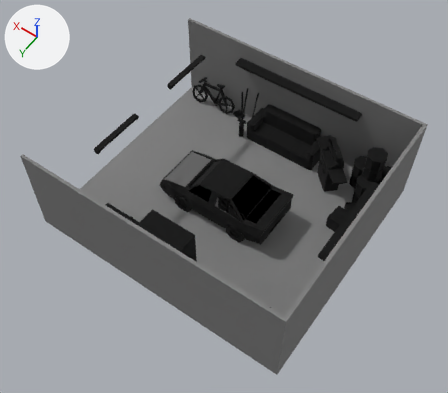
The FBX model I have no time VR/Assets/01_IHaveNoTimeVr/01_Escenas/Test/fbx/Garage.fbx as it was, and as the next commit left it.
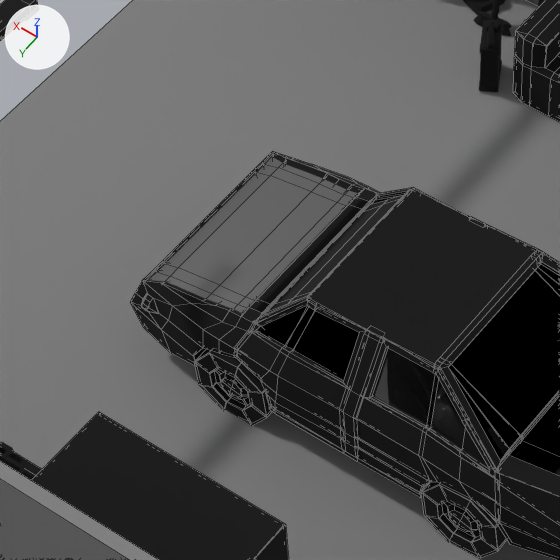
Each version is shown whole from a 50 mm camera at (-13.19, 18.65, 30.17) aimed at (-0.48, 0.86, 2.22), then close up on the part from 29% to 57% of the width and 29% to 62% of the height. The axes (+X, +Y, +Z) are drawn at upper left. The lights are the same throughout. The close-ups show mesh edges as thin lines. Where no turn or scale is listed for an object, it has been applied to the vertices. Vertices at the same position are counted once.
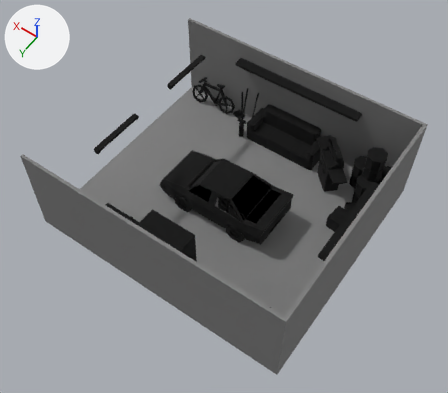
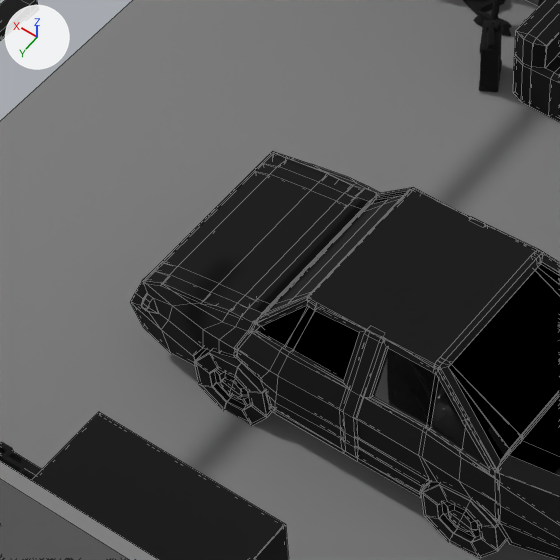
Changed parts and their boxes [x1, y1, x2, y2] in the close-ups (560 x 560 px):
'Cube.029', reshaped
    before: [149, 157, 358, 313]
    after: [148, 156, 359, 314]
part 1 of me_cube_003, added (black)
    after: [148, 156, 359, 314]

The change in detail:
me_cube_003 is used by ob_cube_029; location (1.89, 0.06, 1.84).
me_cube_003 had 60 vertices, 58 faces and spanned x 0.01..1.66, y -1.44..1.44, z -0.37..0.0.
me_cube_003 now has 120 vertices, 116 faces and spans x -0.02..1.69, y -1.46..1.46, z -0.4..0.01.
me_cube_003 part 1: a new loose piece of 60 vertices spanning x -0.02..1.69, y -1.46..1.46, z -0.4..0.01, in mat_nnn (black #000000).
me_cube_003 now uses material mat_nnn (black #000000).
